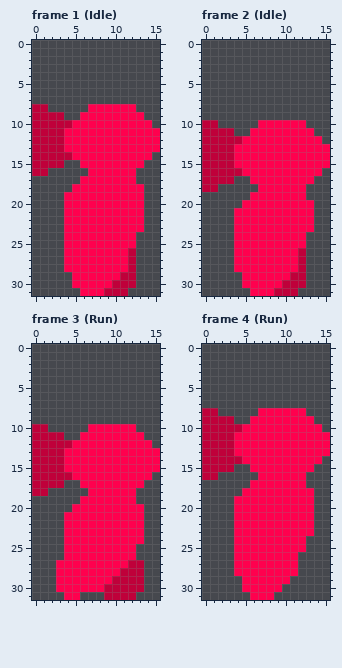
Two states of a pixel-art file, assets/player.ase. Above: the version before the commit.
16x32 pixels, 6 frames. Shown: frame 1 (Idle), frame 2 (Idle), frame 3 (Run), frame 4 (Run). The commit also changed other frames, which this record leaves out.
Now the later version:
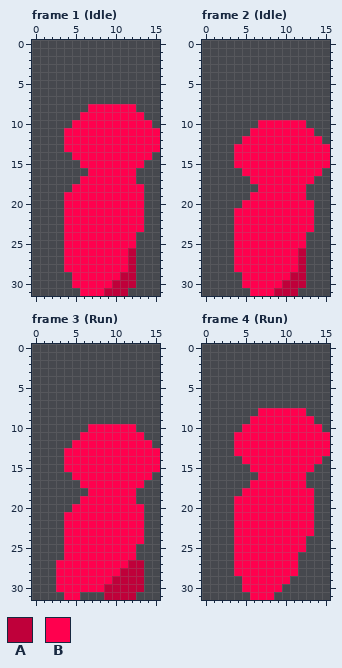
Palette (. is transparent): A #bf003a  B #ff004e
Changes in this commit:
Frame 1 (Idle):
The author cleared colour A in row 8 at x 0 to 1; in row 9 at x 0 to 3; in row 10 at x 0 to 4; in rows 11 to 13 at x 0 to 3; in row 14 at x 0 to 4; in row 15 at x 0 to 3.
The author cleared colour A in row 16 at x 0 to 1.
Frame 2 (Idle):
The author cleared colour A in row 10 at x 0 to 1; in row 11 at x 0 to 3; in row 12 at x 0 to 4; in rows 13 to 15 at x 0 to 3; in row 16 at x 0 to 4; in row 17 at x 0 to 3.
The author cleared colour A in row 18 at x 0 to 1.
Frame 3 (Run): the same change as frame 2 (Idle)
Frame 4 (Run): the same change as frame 1 (Idle)
Where, in picture pixels (left, top, right, bottom), the same in both pictures:
erased: (32, 104, 72, 176)
erased: (202, 120, 242, 192)
erased: (32, 424, 72, 496)
erased: (202, 408, 242, 480)
